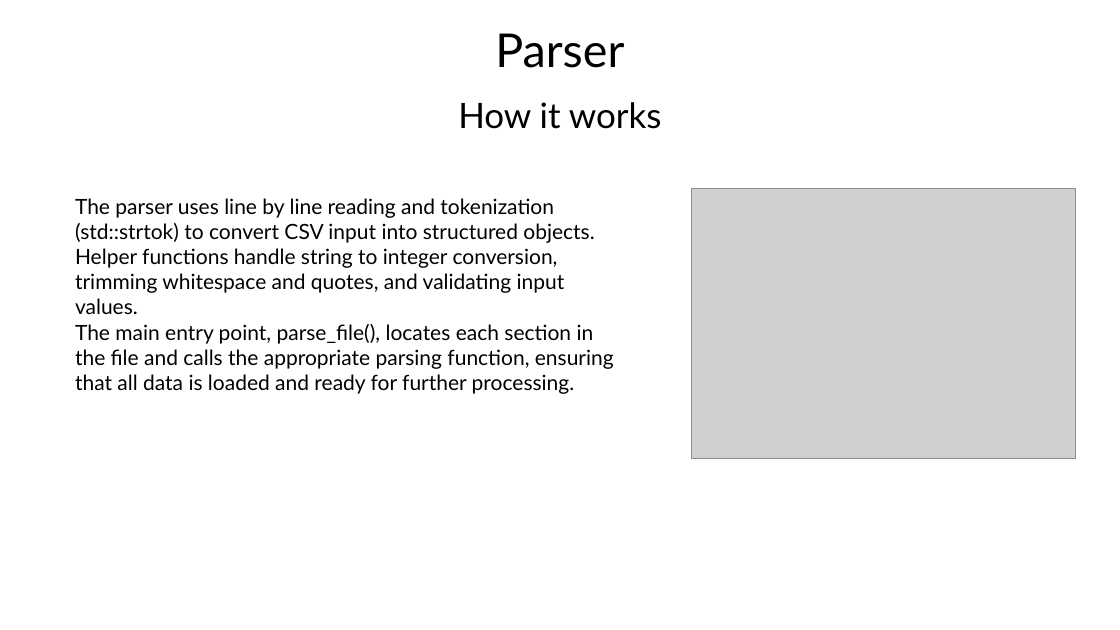
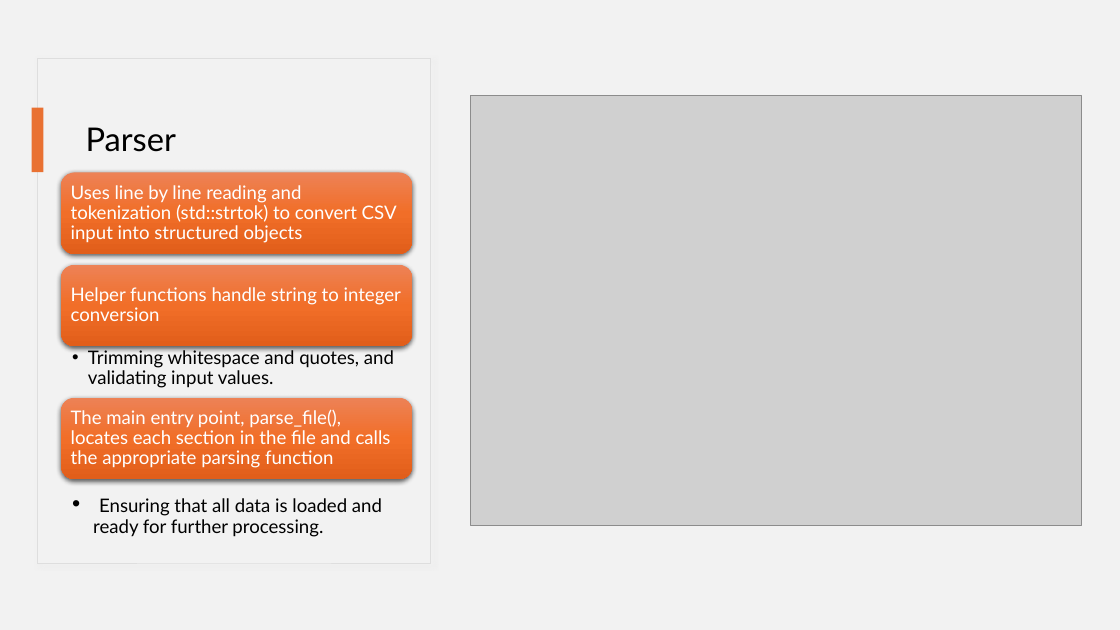
Before and after one commit to Tiago-Su/DA-s-project-1, a slide deck: slide 10 of Presentation.pptx (slide 7 before the commit). Drawn at 1120x630 pixels with LibreOffice and Linux fonts; fonts in the diff are those of the drawing; grey boxes stand for pictures. Boxes give left, top, right and bottom in pixels: in the first picture for what was removed or moved away, otherwise in the second. Text is boxed around its words. In the diff, an @@ line names an element or a change of style, - is before the commit and + after.

```diff
--- a/Presentation.pptx
+++ b/Presentation.pptx
@@ background #FFFFFF to #F2F2F2 @@
@@ rectangle added at [38, 58, 431, 563], fill #F2F2F2, outline #DEDEDE 0.75 pt @@
@@ rectangle added at [32, 108, 44, 172], fill #E97132 @@
@@ title "Parser": place and size @@
-title "Parser" at [495, 33, 624, 68]
+title "Parser" at [86, 127, 176, 152]
@@ title "Parser" at [86, 127, 176, 152]: size 40 to 28 pt; alignment centre to left; vertical alignment bottom to middle @@
@@ subtitle removed at [458, 102, 662, 129] @@
-How it works
@@ picture: place and size @@
-picture at [691, 189, 1075, 459]
+picture at [471, 96, 1082, 525]
@@ text removed at [75, 198, 614, 394] @@
-The parser uses line by line reading and tokenization (std::strtok) to convert CSV input into structured objects. Helper functions handle string to integer conversion, trimming whitespace and quotes, and validating input values.
-The main entry point, parse_file(), locates each section in the file and calls the appropriate parsing function, ensuring that all data is loaded and ready for further processing.
@@ rectangle added at [81, 192, 386, 193], fill #D5D5D5 @@
@@ group added at [61, 172, 413, 537]: 5 texts, 3 rounded rectangles @@
+Uses line by line reading and tokenization (std::strtok) to convert CSV input into structured objects
+Helper functions handle string to integer conversion
+  • Trimming whitespace and quotes, and validating input values.
+The main entry point, parse_file(), locates each section in the file and calls the appropriate parsing function
+  • Ensuring that all data is loaded and ready for further processing.
```
Also in this commit, not shown: 26 other slides changed, 7 slides added.
